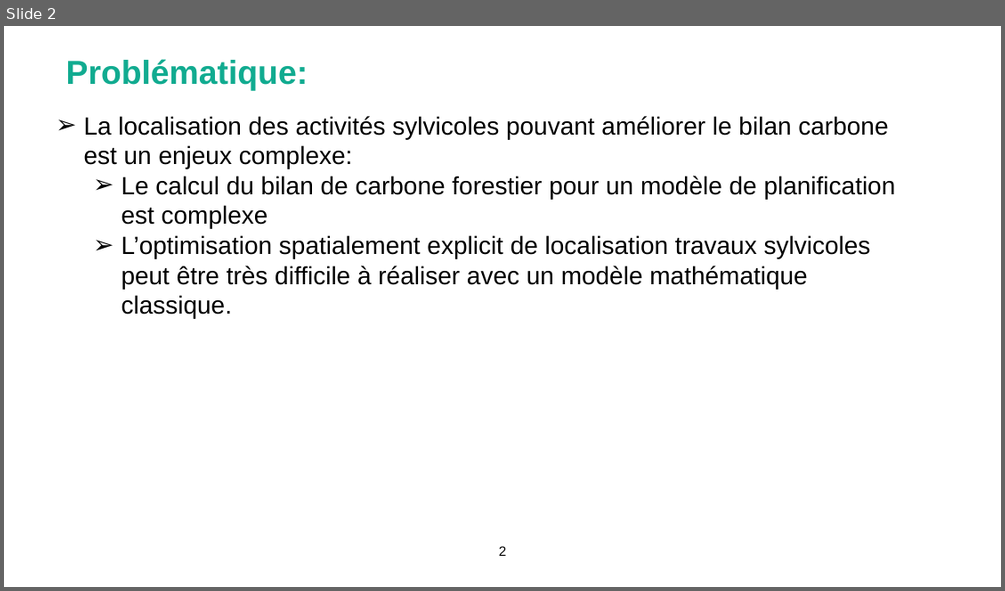
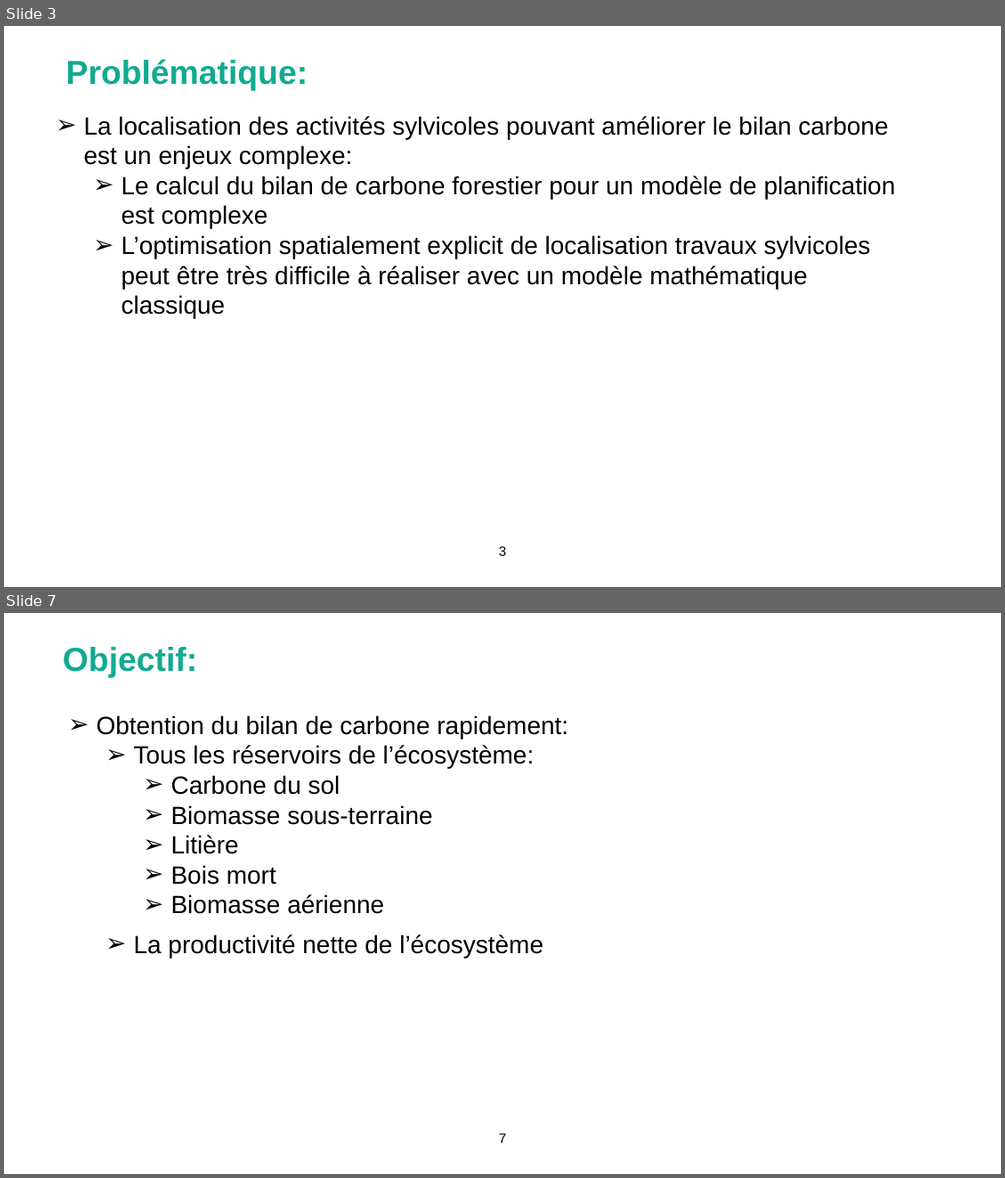
Before and after one commit to Bureau-du-Forestier-en-chef/FMT, a slide deck: Documentation/FORAC_carbone.pptx. Shown one above the other, each under a label of ours: slide 2 before the commit, slides 3 and 7 after it; the slides between them are not shown. The pictures are 1005x591 and 1005x1178 pixels, drawn with LibreOffice and Linux fonts; fonts in the diff are those of the drawing; background and template pictures are left out. Boxes give left, top, right and bottom in pixels: in the first picture for what was removed or moved away, otherwise in the second. Text is boxed around its words. In the diff, an @@ line names an element or a change of style, - is before the commit and + after.

```diff
--- a/Documentation/FORAC_carbone.pptx
+++ b/Documentation/FORAC_carbone.pptx
@@ slide 7 added at (4, 613, 1001, 1174), background picture (left out) @@
@@ title added at (63, 647, 197, 677), 32 pt, text #11AB90, bold @@
+Objectif:
@@ text added at (97, 715, 568, 914), 24 pt, text #000000 @@
+  ➢ Obtention du bilan de carbone rapidement:
+    ➢ Tous les réservoirs de l’écosystème:
+      ➢ Carbone du sol
+      ➢ Biomasse sous-terraine
+      ➢ Litière
+      ➢ Bois mort
+      ➢ Biomasse aérienne
@@ text added at (134, 934, 543, 957), 24 pt, text #000000 @@
+    ➢ La productivité nette de l’écosystème
@@ page number added at (499, 1133, 506, 1143), 13 pt, text #000000 @@
+7
@@ what was slide 2 is now slide 3 @@
@@ slide 3 changed as well @@
@@ text at (121, 235, 871, 318): text changed @@
-    ➢ L’optimisation spatialement explicit de localisation travaux sylvicoles peut être très difficile à réaliser avec un modèle mathématique classique.
+    ➢ L’optimisation spatialement explicit de localisation travaux sylvicoles peut être très difficile à réaliser avec un modèle mathématique classique
@@ page number at (499, 546, 506, 556): text changed @@
-2
+3
```
Also in this commit, not shown: 1 other slide changed, 11 other slides added, 1 slide removed, 21 other files.
